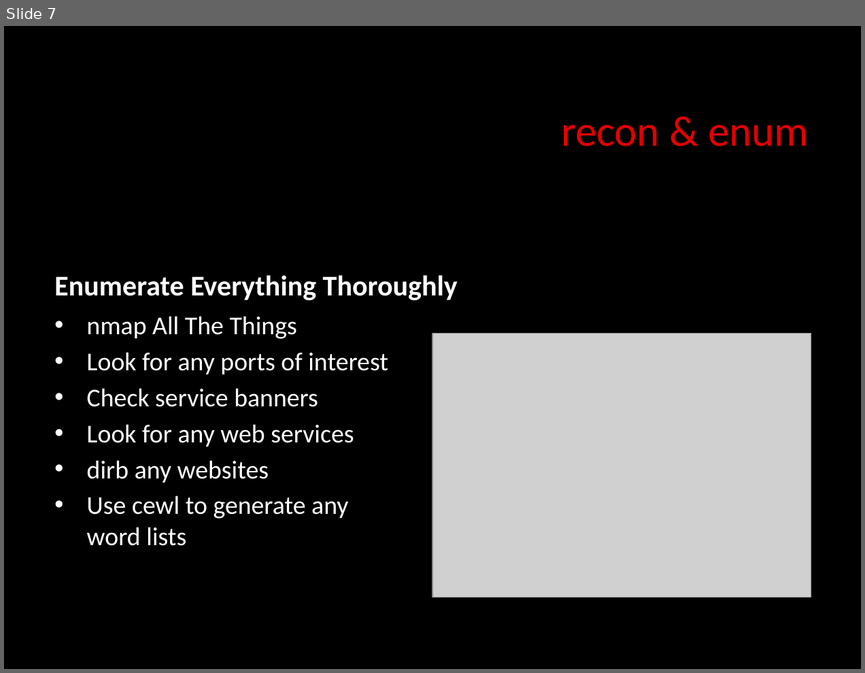
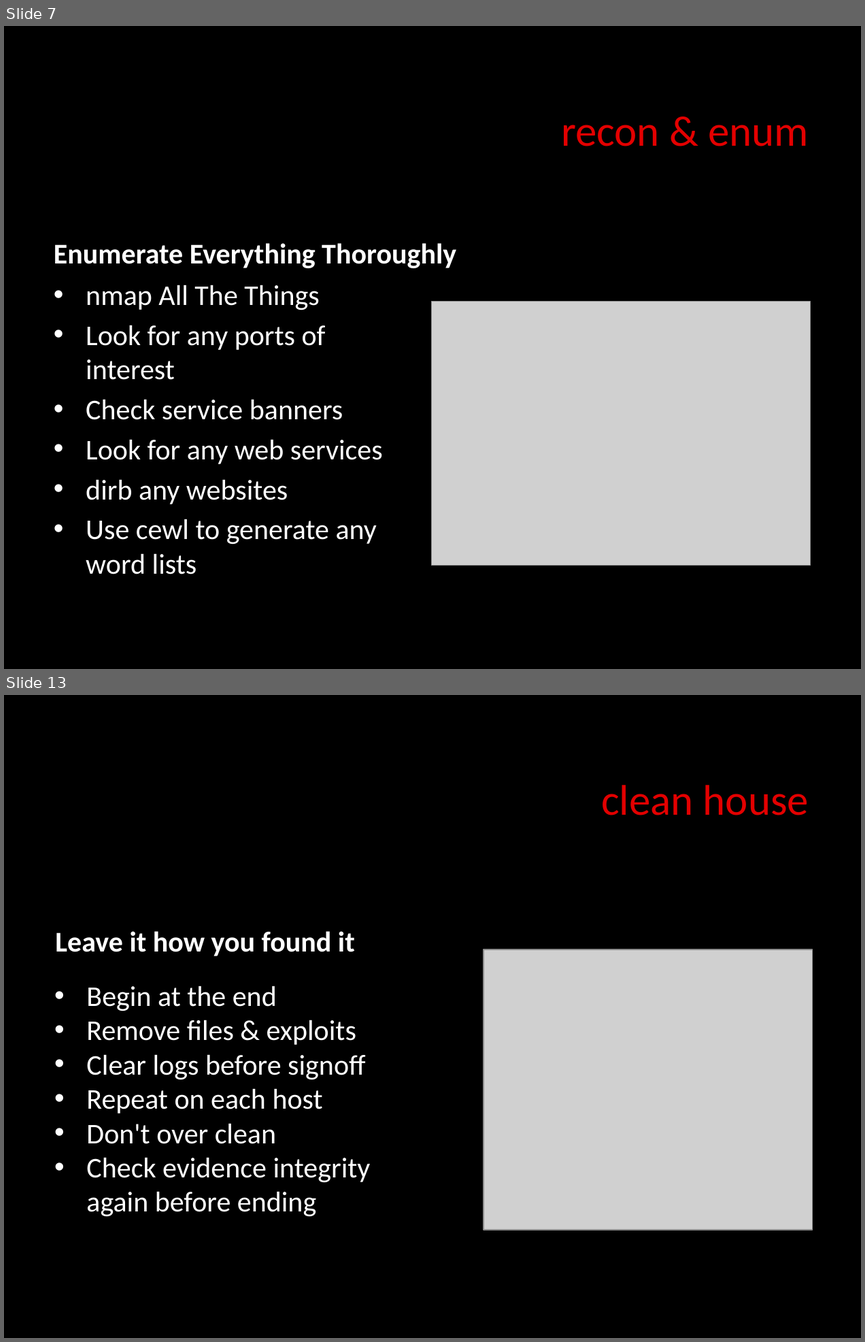
Before and after one commit to dc770/meetings, a slide deck: 0x00d/KnockingOnDC.pptx. Shown one above the other, each under a label of ours: slide 7 before the commit, slides 7 and 13 after it; the slides between them are not shown. The pictures are 865x673 and 865x1342 pixels, drawn with LibreOffice and Linux fonts; fonts in the diff are those of the drawing; grey boxes stand for pictures. Boxes give left, top, right and bottom in pixels: in the first picture for what was removed or moved away, otherwise in the second. Text is boxed around its words. In the diff, an @@ line names an element or a change of style, - is before the commit and + after.

```diff
--- a/0x00d/KnockingOnDC.pptx
+++ b/0x00d/KnockingOnDC.pptx
@@ slide 13 added at (x1=4, y1=695, x2=861, y2=1338), background #000000 @@
@@ text added at (x1=601, y1=785, x2=808, y2=815), 36 pt, text #E30000 @@
+clean house
@@ text added at (x1=55, y1=931, x2=355, y2=956), 24 pt, text #FFFFFF, bold @@
+Leave it how you found it
@@ picture added at (x1=483, y1=949, x2=812, y2=1229) @@
@@ text added at (x1=86, y1=985, x2=371, y2=1217), 24 pt, text #FFFFFF @@
+• Begin at the end
+• Remove files & exploits
+• Clear logs before signoff
+• Repeat on each host
+• Don't over clean
+• Check evidence integrity again before ending
@@ slide 7 changed as well @@
@@ 2 texts, 1 picture moved together from (x1=54, y1=275, x2=811, y2=597) to (x1=54, y1=243, x2=810, y2=574) @@
@@ text "nmap All The Things" at (x1=86, y1=284, x2=383, y2=574): size 21.6 to 24 pt @@
```
Also in this commit, not shown: 9 other slides changed, 7 other slides added, 9 slides removed.
